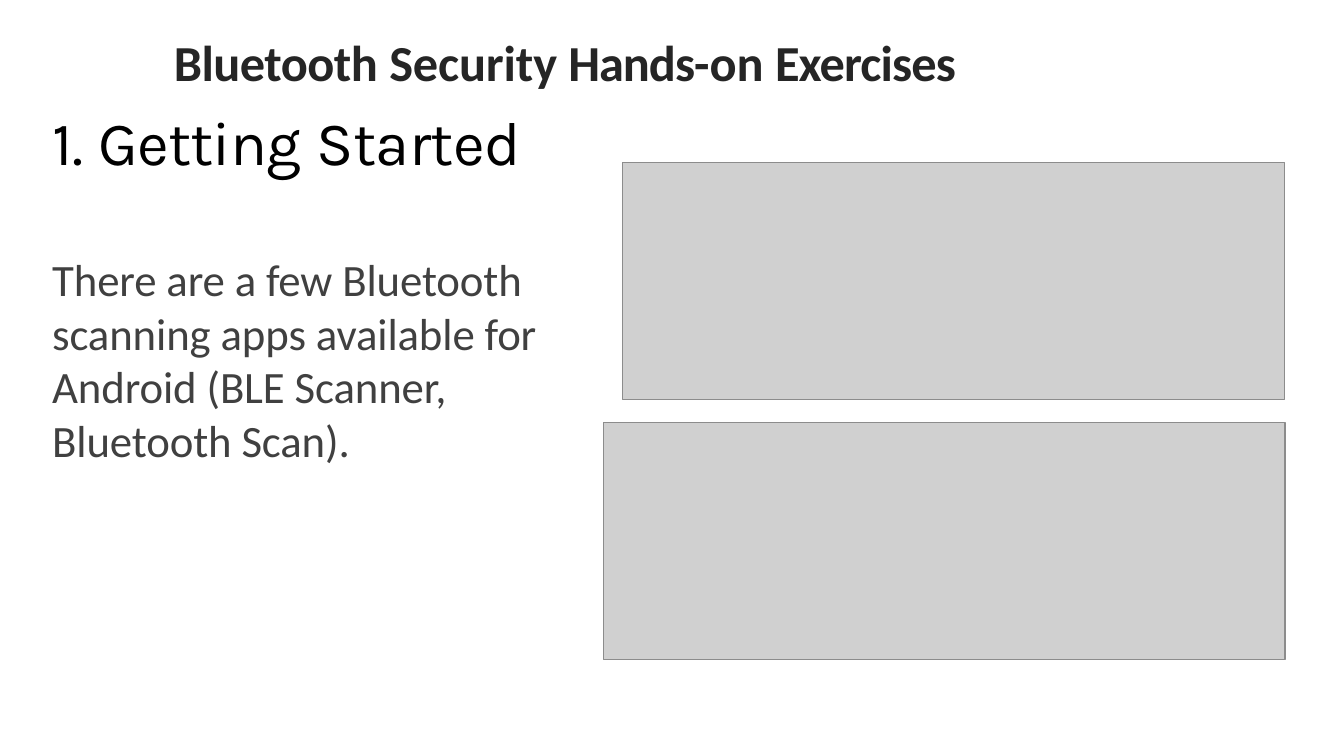
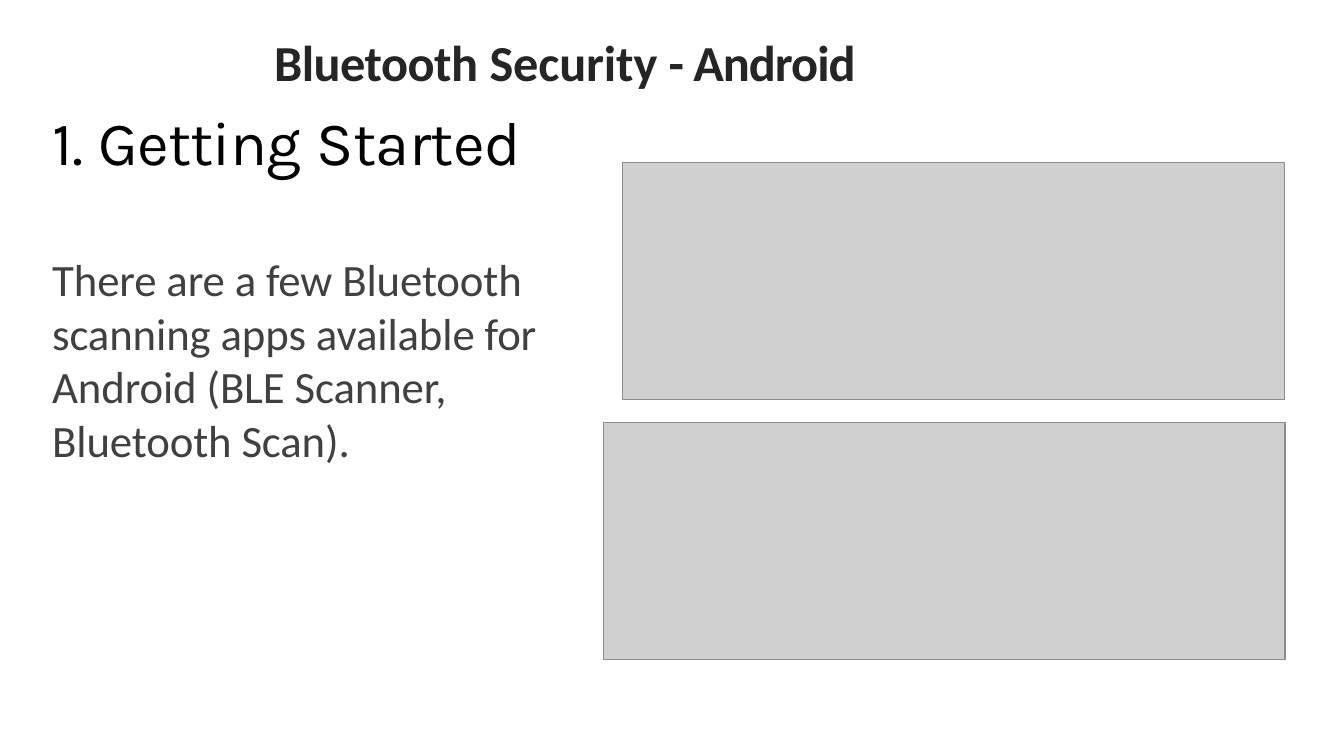
Before and after one commit to nprobert/AutoISAC-ACT-AdvWireless, a slide deck: slide 3 of 2 ACT AW - Bluetooth.pptx. Drawn at 1344x756 pixels with LibreOffice and Linux fonts; fonts in the diff are those of the drawing; grey boxes stand for pictures. Boxes give left, top, right and bottom in pixels: in the first picture for what was removed or moved away, otherwise in the second. Text is boxed around its words. In the diff, an @@ line names an element or a change of style, - is before the commit and + after.

```diff
--- a/2 ACT AW - Bluetooth.pptx
+++ b/2 ACT AW - Bluetooth.pptx
@@ text at (274,45,855,89): text changed @@
-Bluetooth Security Hands-on Exercises
+Bluetooth Security - Android
```
Also in this commit, not shown: 3 other slides changed, 2 other files.
